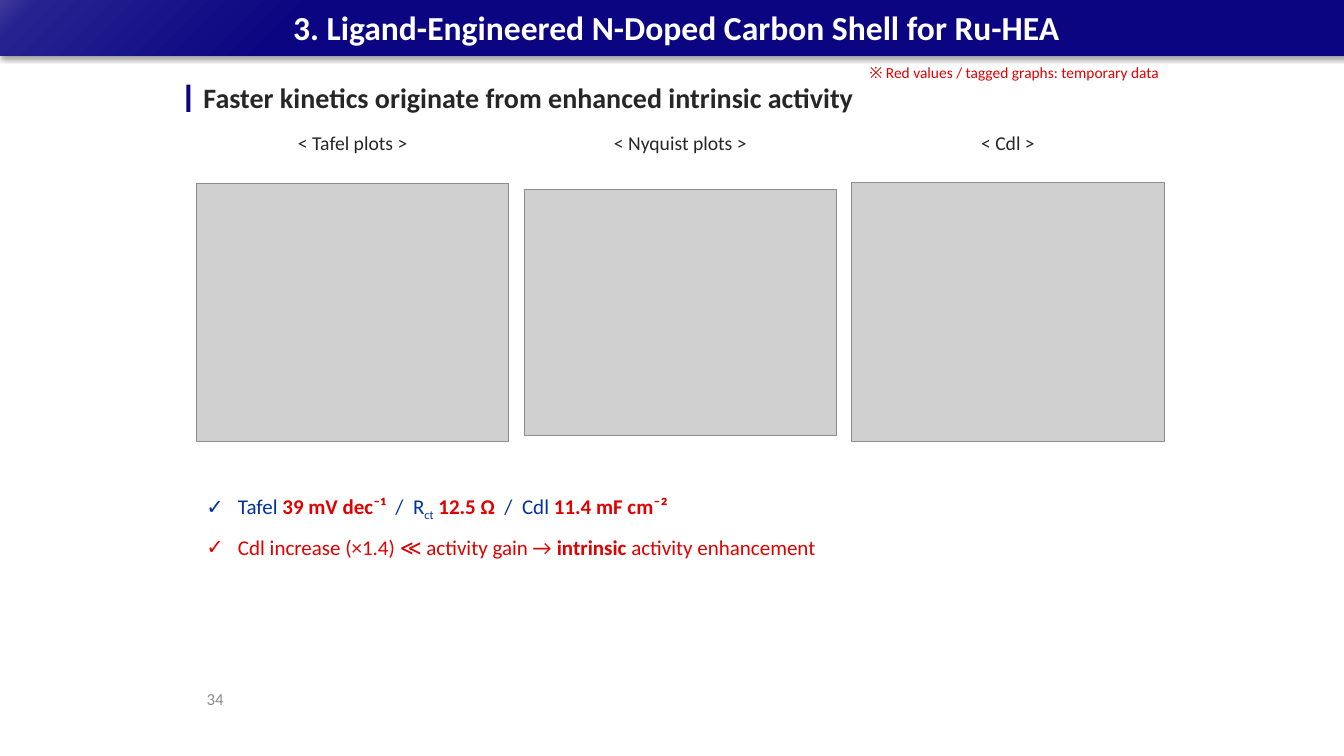
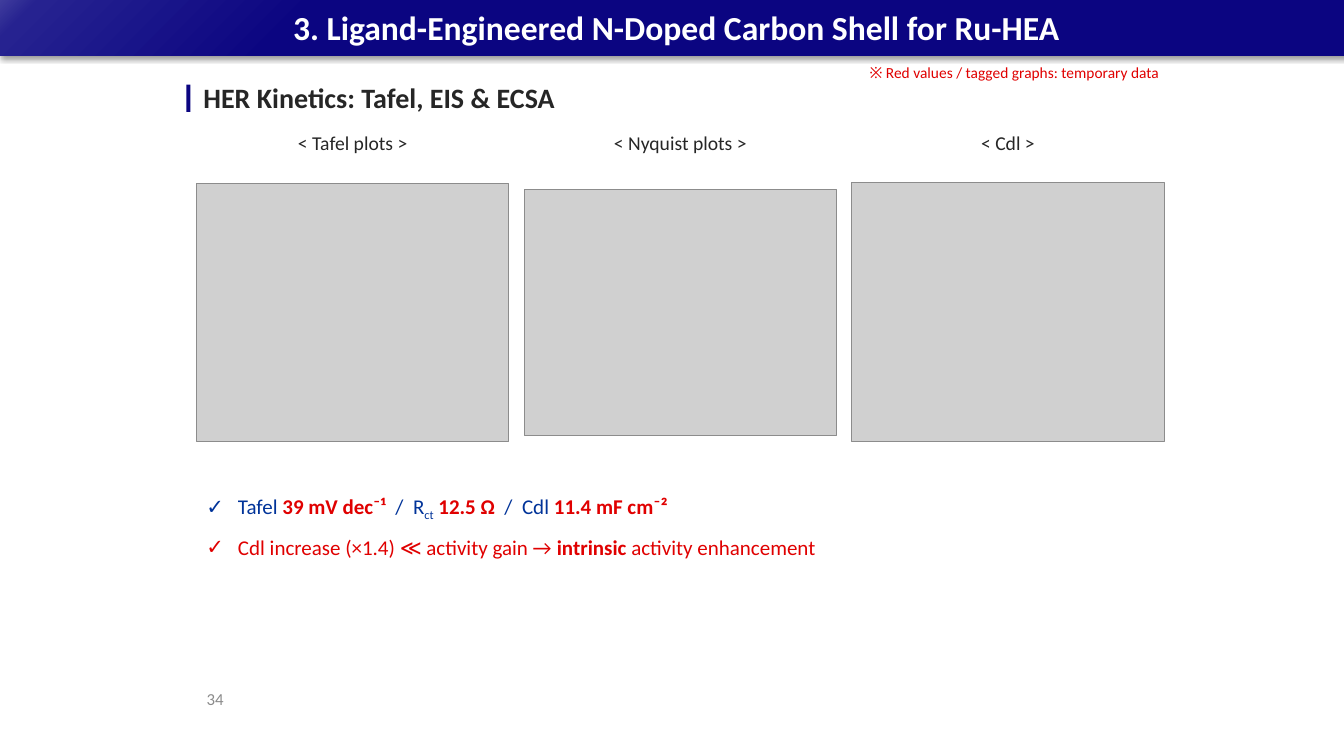
Before and after one commit to limsj0204/letter, a slide deck: slide 34 of 학위논문_디펜스_발표자료_5시료.pptx. Drawn at 1344x756 pixels with LibreOffice and Linux fonts; fonts in the diff are those of the drawing; grey boxes stand for pictures. Boxes give left, top, right and bottom in pixels: in the first picture for what was removed or moved away, otherwise in the second. Text is boxed around its words. In the diff, an @@ line names an element or a change of style, - is before the commit and + after.

```diff
--- a/학위논문_디펜스_발표자료_5시료.pptx
+++ b/학위논문_디펜스_발표자료_5시료.pptx
@@ text at [203,88,555,112]: text changed @@
-Faster kinetics originate from enhanced intrinsic activity
+HER Kinetics: Tafel, EIS & ECSA
```
Also in this commit, not shown: 32 other slides changed.
